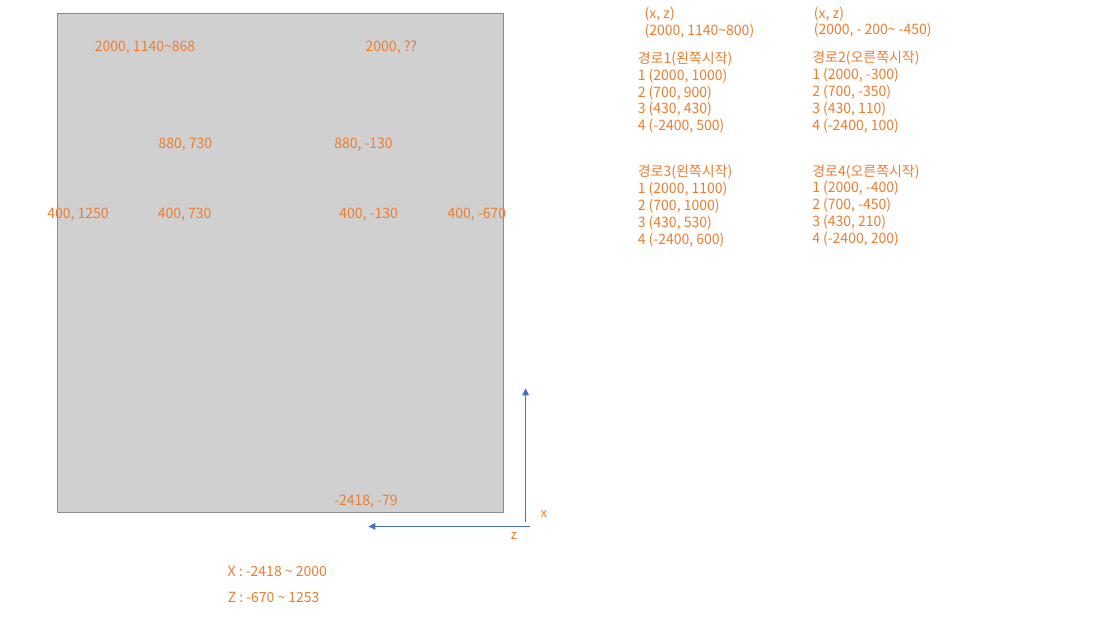
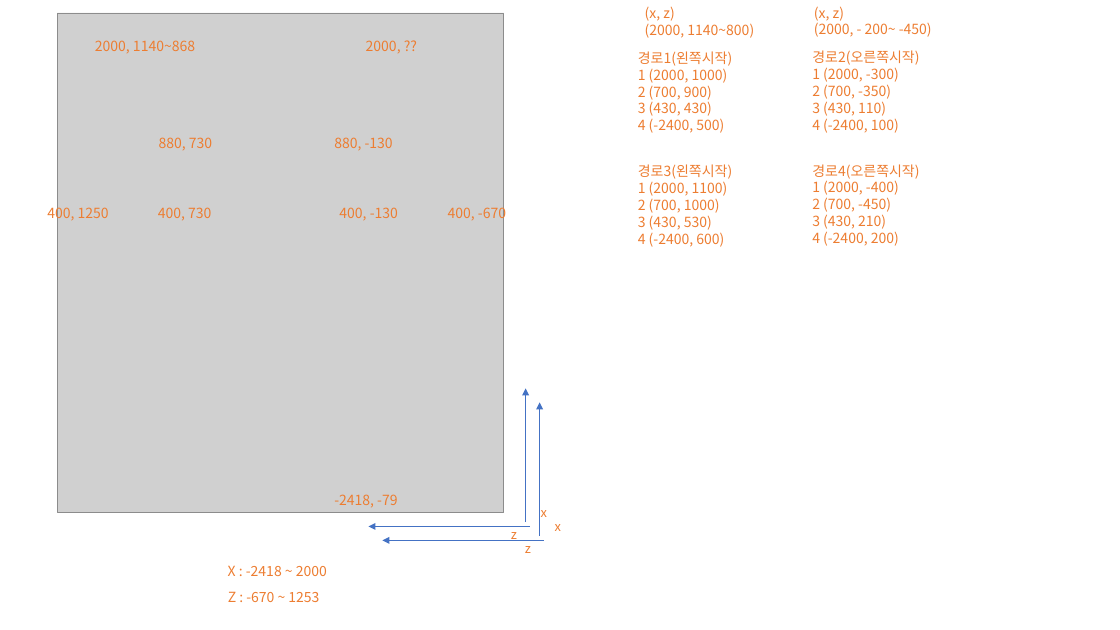
Before and after one commit to jysso3070/JSTMserver, a slide deck: slide 1 of res/스테이지 경로/스테이지1.pptx. Drawn at 1120x630 pixels with LibreOffice and Linux fonts; fonts in the diff are those of the drawing; grey boxes stand for pictures. Boxes give left, top, right and bottom in pixels: in the first picture for what was removed or moved away, otherwise in the second. Text is boxed around its words. In the diff, an @@ line names an element or a change of style, - is before the commit and + after.

```diff
--- a/res/스테이지 경로/스테이지1.pptx
+++ b/res/스테이지 경로/스테이지1.pptx
@@ arrow added from (539, 536) to (539, 402), #4472C4 0.5 pt @@
@@ text added at box(555, 524, 561, 531), 11 pt, text #ED7D31 @@
+x
@@ arrow added from (544, 540) to (382, 540), #4472C4 0.5 pt @@
@@ text added at box(525, 540, 531, 553), 11 pt, text #ED7D31 @@
+z
```
Also in this commit, not shown: 1 slide added, 4 other files.
